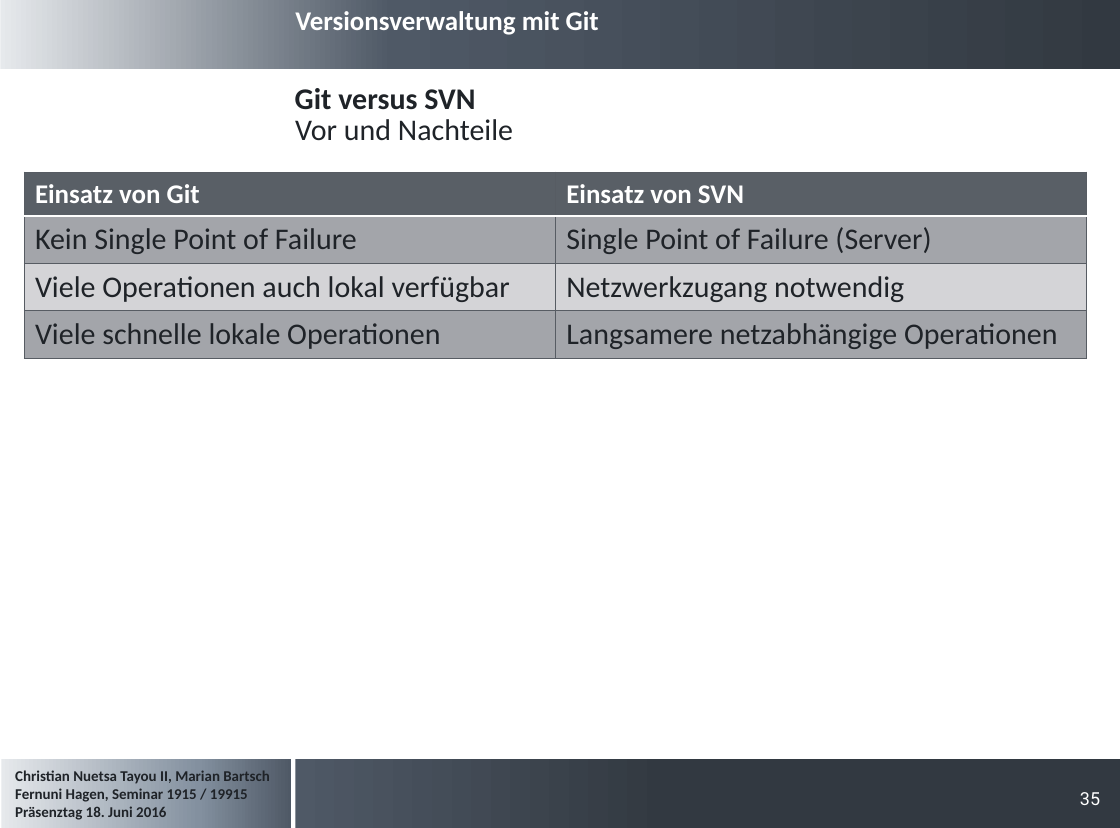
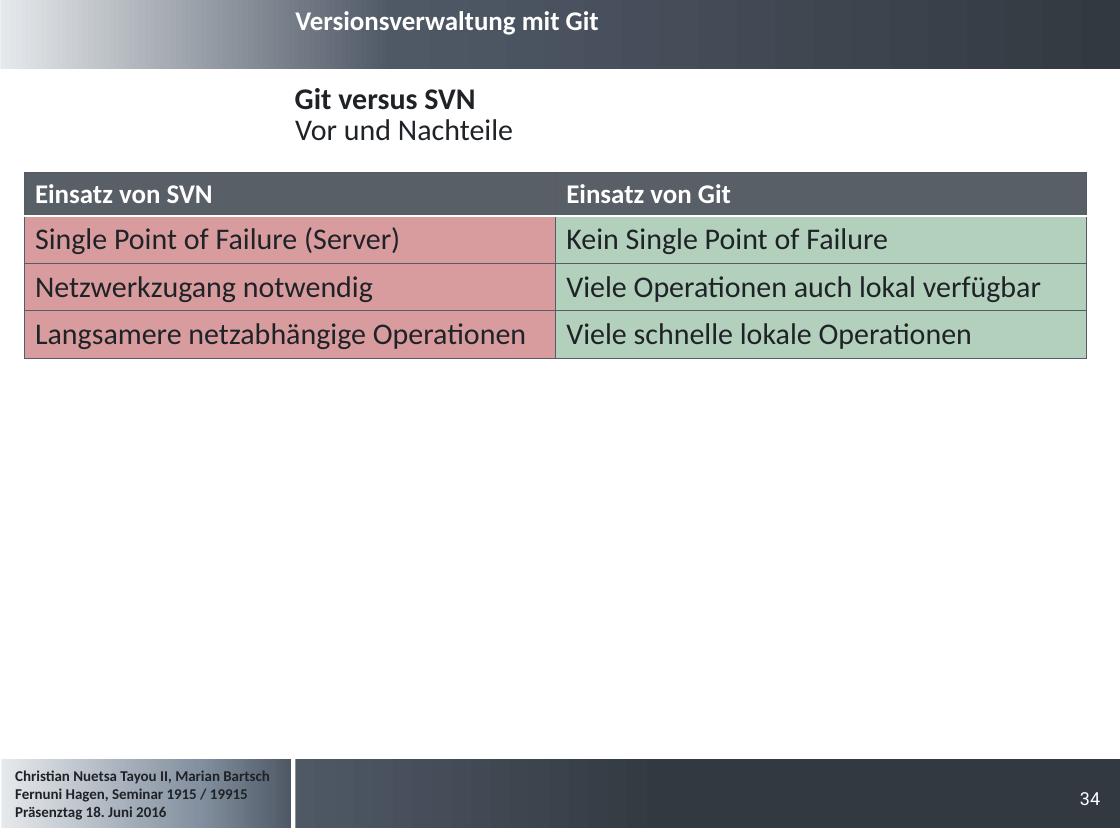
Before and after one commit to cristallin/git-project-seminar, a slide deck: slide 34 of Präsentation_Seminararbeit.pptx (slide 35 before the commit). Drawn at 1120x828 pixels with LibreOffice and Linux fonts; fonts in the diff are those of the drawing; background and template pictures are left out. Boxes give left, top, right and bottom in pixels: in the first picture for what was removed or moved away, otherwise in the second. Text is boxed around its words. In the diff, an @@ line names an element or a change of style, - is before the commit and + after.

```diff
--- a/Präsentation_Seminararbeit.pptx
+++ b/Präsentation_Seminararbeit.pptx
@@ table at (24, 172, 1087, 353) @@
-row 1, column 1: Einsatz von Git
+row 1, column 1: Einsatz von SVN
-row 1, column 2: Einsatz von SVN
+row 1, column 2: Einsatz von Git
-row 2, column 1: Kein Single Point of Failure
+row 2, column 1: Single Point of Failure (Server)
-row 2, column 2: Single Point of Failure (Server)
+row 2, column 2: Kein Single Point of Failure
-row 3, column 1: Viele Operationen auch lokal verfügbar
+row 3, column 1: Netzwerkzugang notwendig
-row 3, column 2: Netzwerkzugang notwendig
+row 3, column 2: Viele Operationen auch lokal verfügbar
-row 4, column 1: Viele schnelle lokale Operationen
+row 4, column 1: Langsamere netzabhängige Operationen
-row 4, column 2: Langsamere netzabhängige Operationen
+row 4, column 2: Viele schnelle lokale Operationen
@@ fill #595F66 at 40% opacity to #D89C9E in 2 cells @@
@@ fill #595F66 at 40% opacity to #B2D0BC in 2 cells @@
@@ fill none to #D89C9E in row 3, column 1 @@
@@ fill none to #B2D0BC in row 3, column 2 @@
@@ page number at (1080, 792, 1100, 805): text changed @@
-35
+34
```
Also in this commit, not shown: 19 other slides changed, 4 slides added, 5 slides removed.
